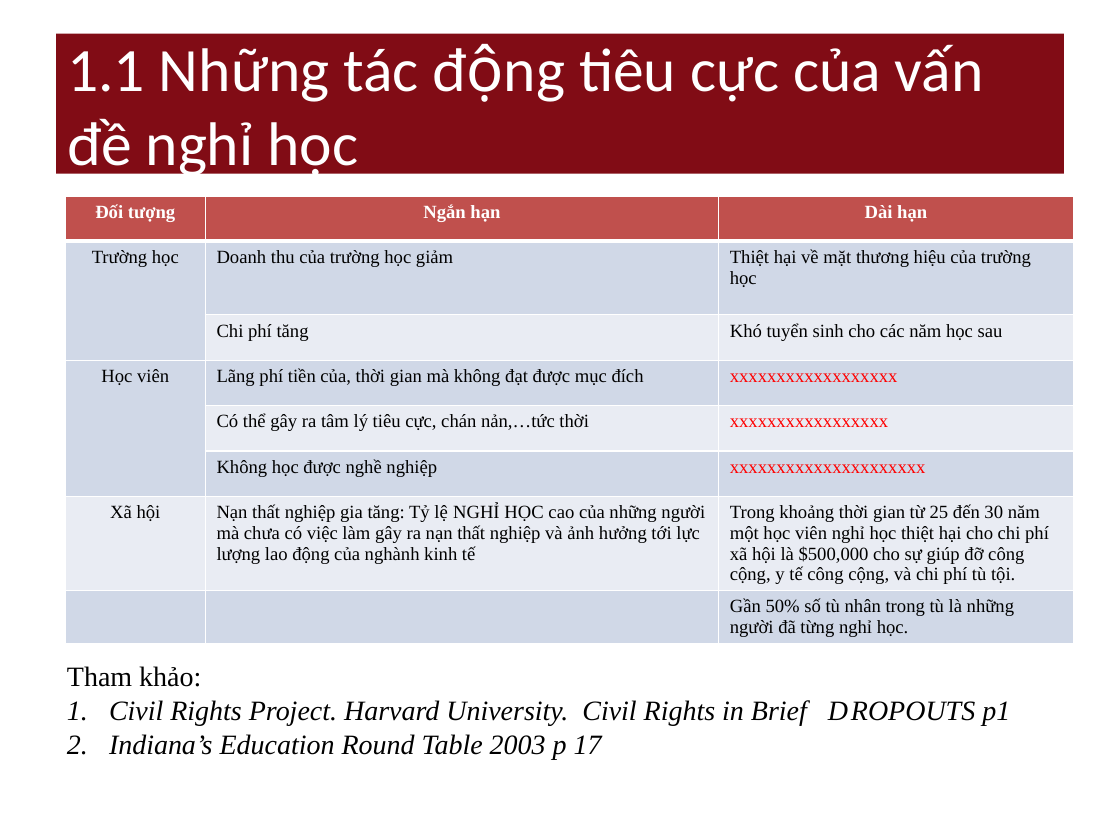
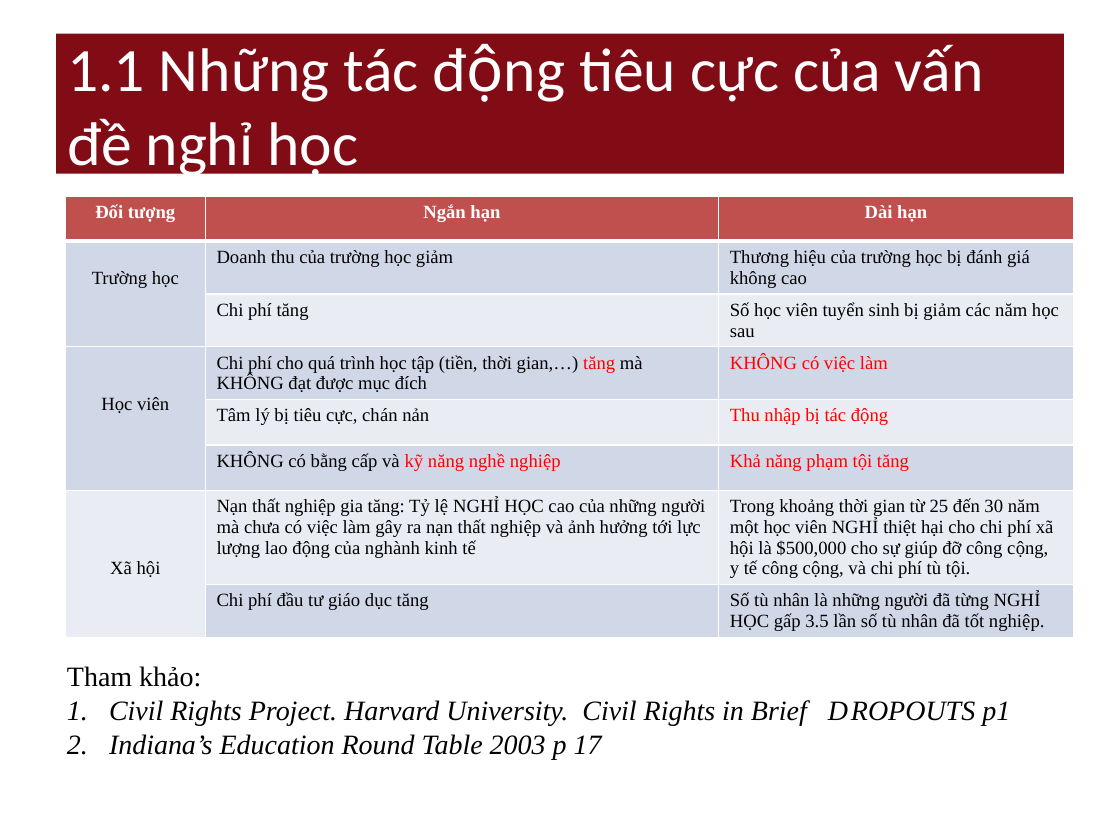
Before and after one commit to nguyendanhtu/drop-out, a slide deck: slide 3 of 01. Document/DropOut_Project_Report v_3.12.2011.pptx. Drawn at 1120x840 pixels with LibreOffice and Linux fonts; fonts in the diff are those of the drawing. Boxes give left, top, right and bottom in pixels: in the first picture for what was removed or moved away, otherwise in the second. Text is boxed around its words. In the diff, an @@ line names an element or a change of style, - is before the commit and + after.

```diff
--- a/01. Document/DropOut_Project_Report v_3.12.2011.pptx
+++ b/01. Document/DropOut_Project_Report v_3.12.2011.pptx
@@ table at <box>65,196,1073,657</box> @@
-row 2, column 3: Thiệt hại về mặt thương hiệu của trường học
+row 2, column 3: Thương hiệu của trường học bị đánh giá không cao
-row 3, column 3: Khó tuyển sinh cho các năm học sau
+row 3, column 3: Số học viên tuyển sinh bị giảm các năm học sau
-row 4, column 2: Lãng phí tiền của, thời gian mà không đạt được mục đích
+row 4, column 2: Chi phí cho quá trình học tập (tiền, thời gian,…) tăng mà KHÔNG đạt được mục đích
-row 4, column 3: xxxxxxxxxxxxxxxxxx
+row 4, column 3: KHÔNG có việc làm
-row 5, column 2: Có thể gây ra tâm lý tiêu cực, chán nản,…tức thời
+row 5, column 2: Tâm lý bị tiêu cực, chán nản
-row 5, column 3: xxxxxxxxxxxxxxxxx
+row 5, column 3: Thu nhập bị tác động
-row 6, column 2: Không học được nghề nghiệp
+row 6, column 2: KHÔNG có bằng cấp và kỹ năng nghề nghiệp
-row 6, column 3: xxxxxxxxxxxxxxxxxxxxx
+row 6, column 3: Khả năng phạm tội tăng
-row 7, column 3: Trong khoảng thời gian từ 25 đến 30 năm một học viên nghỉ học thiệt hại cho chi phí xã hội là $500,000 cho sự giúp đỡ công cộng, y tế công cộng, và chi phí tù tội.
+row 7, column 3: Trong khoảng thời gian từ 25 đến 30 năm một học viên NGHỈ thiệt hại cho chi phí xã hội là $500,000 cho sự giúp đỡ công cộng, y tế công cộng, và chi phí tù tội.
-row 8, column 2: 
+row 8, column 2: Chi phí đầu tư giáo dục tăng
-row 8, column 3: Gần 50% số tù nhân trong tù là những người đã từng nghỉ học.
+row 8, column 3: Số tù nhân là những người đã từng NGHỈ HỌC gấp 3.5 lần số tù nhân đã tốt nghiệp.
```
Also in this commit, not shown: 10 other slides changed.
